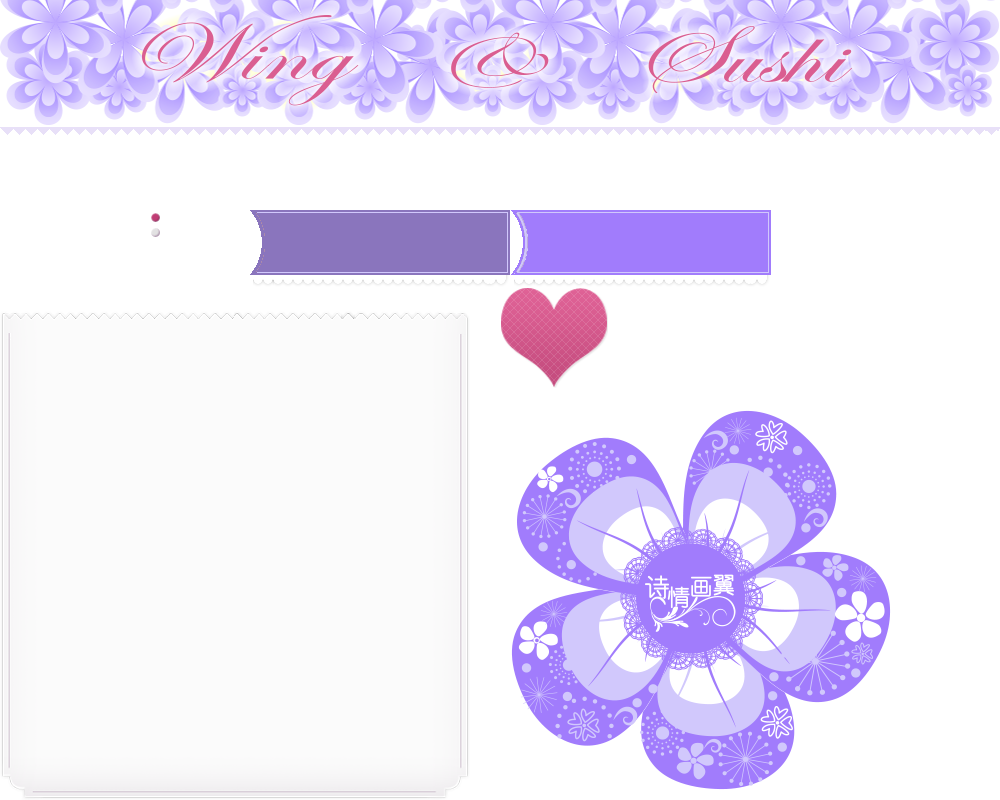
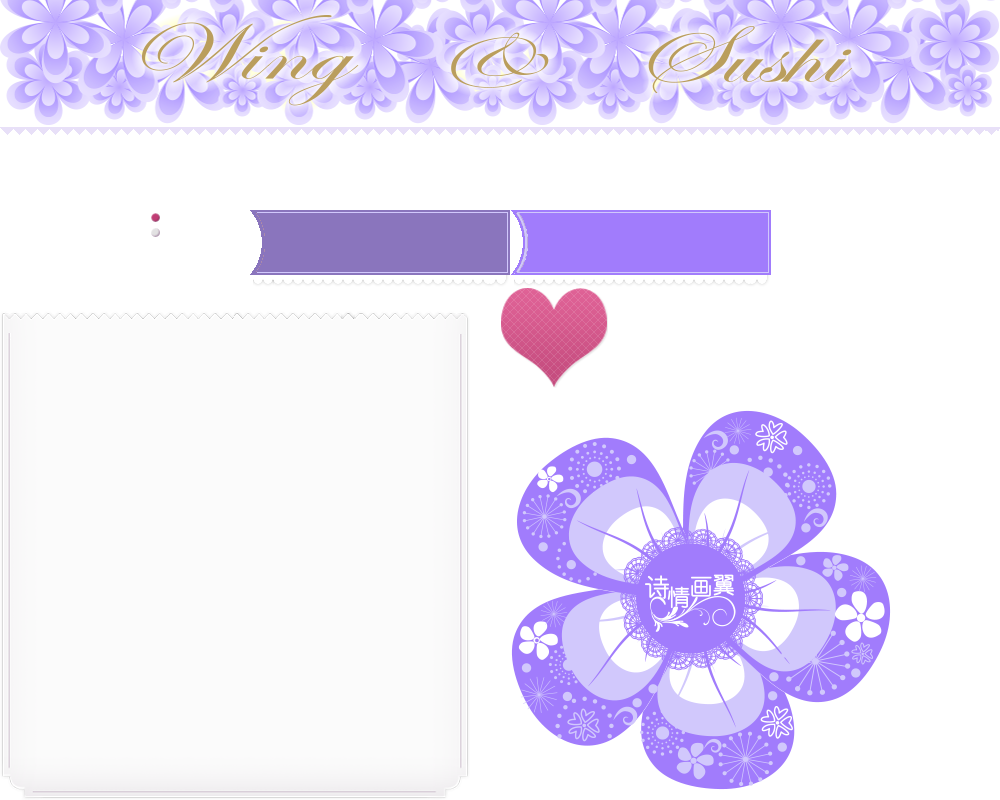
Layered file, before and after one edit (1000 × 800). Changes by layer:
pixels changed over [142, 15, 852, 106] (layer not identified)
